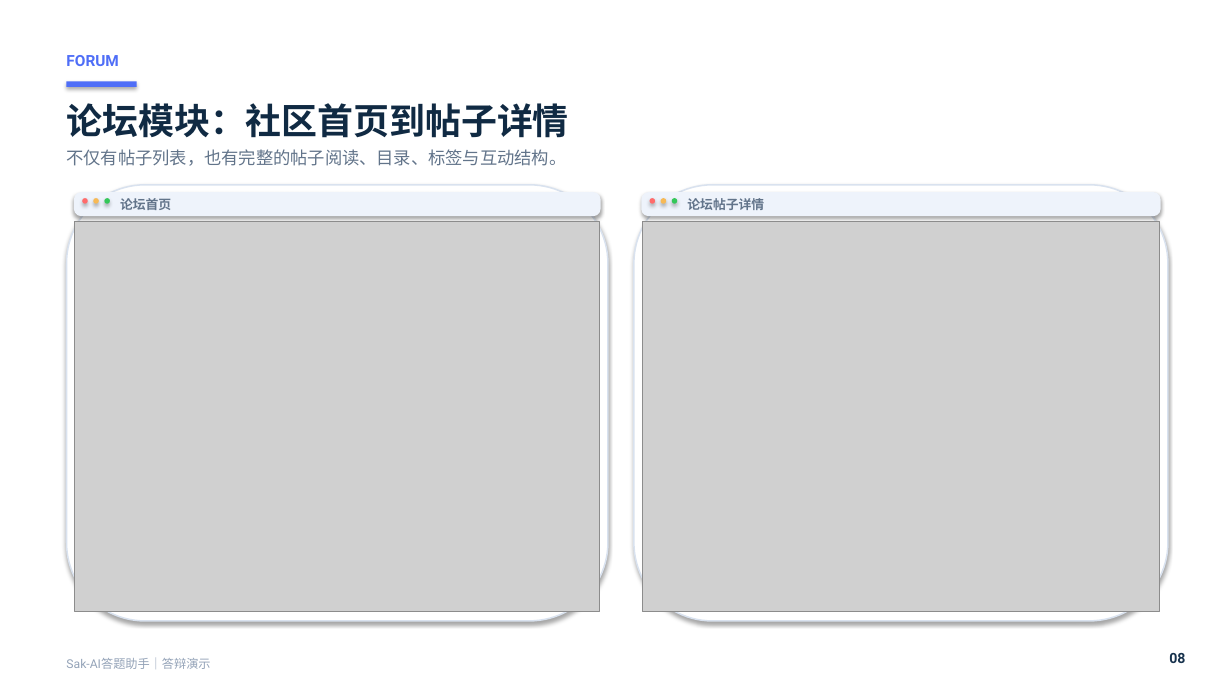
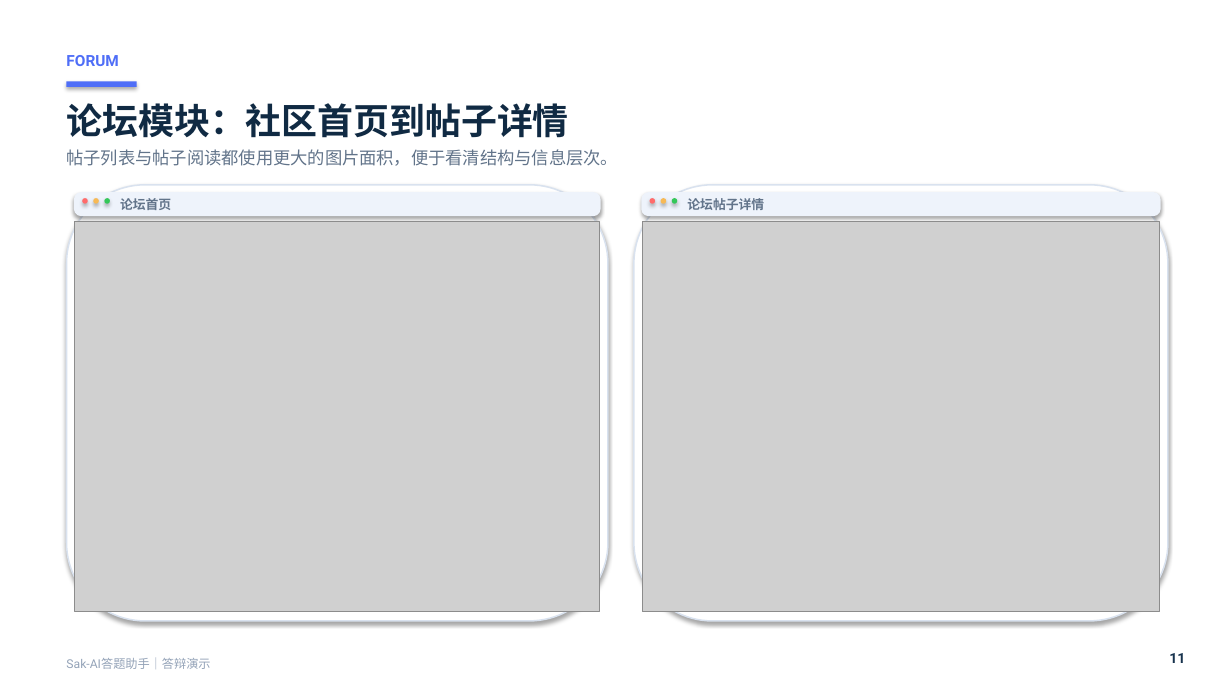
Before and after one commit to Saksk-IT/Ti, a slide deck: slide 11 of output/doc/1软件应用与开发_1Web应用与开发_Sak-AI答题助手/01作品与答辩材料/Sak-AI答题助手-答辩演示PPT.pptx (slide 8 before the commit). Drawn at 1232x693 pixels with LibreOffice and Linux fonts; fonts in the diff are those of the drawing; grey boxes stand for pictures; background and template pictures are left out. Boxes give left, top, right and bottom in pixels: in the first picture for what was removed or moved away, otherwise in the second. Text is boxed around its words. In the diff, an @@ line names an element or a change of style, - is before the commit and + after.

```diff
--- a/output/doc/1软件应用与开发_1Web应用与开发_Sak-AI答题助手/01作品与答辩材料/Sak-AI答题助手-答辩演示PPT.pptx
+++ b/output/doc/1软件应用与开发_1Web应用与开发_Sak-AI答题助手/01作品与答辩材料/Sak-AI答题助手-答辩演示PPT.pptx
@@ text at (66,149,618,166): text changed @@
-不仅有帖子列表，也有完整的帖子阅读、目录、标签与互动结构。
+帖子列表与帖子阅读都使用更大的图片面积，便于看清结构与信息层次。
@@ text at (1169,653,1185,663): text changed @@
-08
+11
```
Also in this commit, not shown: 9 other slides changed, 4 slides added, 2 other files.
